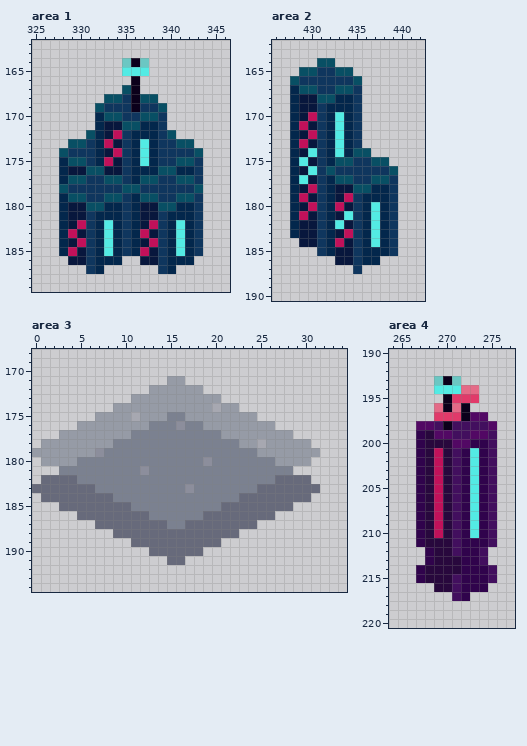
Two versions of one pixel-art file, tuskclimb/Graphics/tiles.aseprite. The first picture shows the starting point.
584x288 pixels, 1 frame. Shown: area 1: x 325..346, y 162..189; area 2: x 426..442, y 162..190; area 3: x 0..34, y 168..194; area 4: x 264..277, y 190..220. The commit also changed other parts of the picture, which this record leaves out.
The same view after the edit:
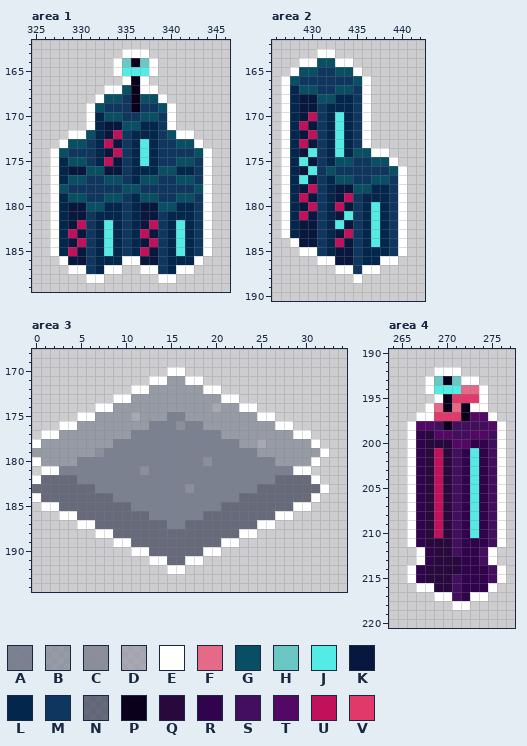
Palette (. is transparent): A #767c8cef  B #838a98bf  C #888a98ef  D #9a9ba7bf  E #ffffff  F #e46a87  G #084f64  H #6bc7c3  J #53ebe4  K #08173d  L #03274c  M #0f365e  N #45495fbf  P #0b001b  Q #28083d  R #30034c  S #420f5e  T #520864  U #c1115a  V #e13a6a
Edits made:
--- area 1
@@ x 325..346 @@
 162 ......................
-163 ......................
-164 ..........HPH.........
-165 ..........JJJ.........
-166 ...........P..........
-167 ..........GP..........
-168 ........GGMPGG........
-169 .......GMMMPMMG.......
-170 .......LGGMMGGM.......
-171 .......LKKGGLLM.......
-172 ......GLKUMLLLMG......
-173 ....GGMLUKMLJLMMGG....
-174 ...GMMMLKUMLJLMMMMG...
-175 ...LGGMLUKMLJLMMGGM...
-176 ...LKKGGKKMLLLGGLLM...
-177 ...LGGMMGGMLGGMMGGM...
-178 ...GMMMMMMGGMMMMMMG...
-179 ...LGGMMGGMLGGMMGGM...
-180 ...LKKGGLLMLKKGGLLM...
-181 ...LKKMLLLMLKKMLLLM...
-182 ...LKUMLJLMLKUMLJLM...
-183 ...LUKMLJLMLUKMLJLM...
-184 ...LKUMLJLMLKUMLJLM...
-185 ...LUKMLJLMLUKMLJLM...
-186 ....KKMLLL..KKMLLL....
-187 ......ML......ML......
-188 ......................
+163 ..........EEE.........
+164 .........EHPHE........
+165 .........EJJJE........
+166 ..........EPE.........
+167 ........EEGPEE........
+168 .......EGGMPGGE.......
+169 ......EGMMMPMMGE......
+170 ......ELGGMMGGME......
+171 ......ELKKGGLLME......
+172 ....EEGLKUMLLLMGEE....
+173 ...EGGMLUKMLJLMMGGE...
+174 ..EGMMMLKUMLJLMMMMGE..
+175 ..ELGGMLUKMLJLMMGGME..
+176 ..ELKKGGKKMLLLGGLLME..
+177 ..ELGGMMGGMLGGMMGGME..
+178 ..EGMMMMMMGGMMMMMMGE..
+179 ..ELGGMMGGMLGGMMGGME..
+180 ..ELKKGGLLMLKKGGLLME..
+181 ..ELKKMLLLMLKKMLLLME..
+182 ..ELKUMLJLMLKUMLJLME..
+183 ..ELUKMLJLMLUKMLJLME..
+184 ..ELKUMLJLMLKUMLJLME..
+185 ..ELUKMLJLMLUKMLJLME..
+186 ...EKKMLLLEEKKMLLLE...
+187 ....EEMLEE..EEMLEE....
+188 ......EE......EE......
 189 ......................
--- area 2
@@ x 426..442 @@
 162 .................
-163 .................
-164 .....GG..........
-165 ...GGMMGG........
-166 ..GMMMMMMG.......
-167 ..LGGMMGGM.......
-168 ..LKKGGLLM.......
-169 ..LKKMLLLM.......
-170 ..LKUMLJLM.......
-171 ..LUKMLJLM.......
-172 ..LKUMLJLM.......
-173 ..LUKMLJLM.......
-174 ..LKJMLJLGG......
-175 ..LJKMLGGMMGG....
-176 ..LKJMGMMMMMMG...
-177 ..LJKMLGGMMGGM...
-178 ..LKUMLKKGGLLM...
-179 ..LUKMLKUMLLLM...
-180 ..LKUMLUKMLJLM...
-181 ..LUKMLKJMLJLM...
-182 ..LKKMLJKMLJLM...
-183 ..LKKMLKUMLJLM...
-184 ...KKMLUKMLJLM...
-185 .....MLKKMLLLM...
-186 .......KKMLL.....
-187 .........M.......
-188 .................
+163 .....EE..........
+164 ...EEGGEE........
+165 ..EGGMMGGE.......
+166 .EGMMMMMMGE......
+167 .ELGGMMGGME......
+168 .ELKKGGLLME......
+169 .ELKKMLLLME......
+170 .ELKUMLJLME......
+171 .ELUKMLJLME......
+172 .ELKUMLJLME......
+173 .ELUKMLJLME......
+174 .ELKJMLJLGGEE....
+175 .ELJKMLGGMMGGE...
+176 .ELKJMGMMMMMMGE..
+177 .ELJKMLGGMMGGME..
+178 .ELKUMLKKGGLLME..
+179 .ELUKMLKUMLLLME..
+180 .ELKUMLUKMLJLME..
+181 .ELUKMLKJMLJLME..
+182 .ELKKMLJKMLJLME..
+183 .ELKKMLKUMLJLME..
+184 ..EKKMLUKMLJLME..
+185 ...EEMLKKMLLLME..
+186 .....EEKKMLLEE...
+187 .......EEMEE.....
+188 .........E.......
 189 .................
--- area 3
@@ x 0..34 @@
 169 ...................................
-170 ...................................
-171 ...............BB..................
-172 .............BBBBBB................
-173 ...........BBBBBBBBBB..............
-174 .........BBBBBBBBBBBDBB............
-175 .......BBBBDBBBAABBBBBBBB..........
-176 .....BBBBBBBBAAACAABBBBBBBB........
-177 ...BBBBBBBBAAAAAAAAAABBBBBBBB......
-178 .BBBBBBBBAAAAAAAAAAAAAABBDBBBBB....
-179 BBBBBBBCAAAAAAAAAAAAAAAAABBBBBBB...
-180 .BBBBAAAAAAAAAAAAAACAAAAAAABBBB....
-181 ...AAAAAAAAACAAAAAAAAAAAAAAAA......
-182 .NNNNAAAAAAAAAAAAAAAAAAAAAANNNN....
-183 NNNNNNNAAAAAAAAAACAAAAAAANNNNNNN...
-184 .NNNNNNNNAAAAAAAAAAAAAANNNNNNNN....
-185 ...NNNNNNNNAAAAAAAAAANNNNNNNN......
-186 .....NNNNNNNNAAAAAANNNNNNNN........
-187 .......NNNNNNNNAANNNNNNNN..........
-188 .........NNNNNNNNNNNNNN............
-189 ...........NNNNNNNNNN..............
-190 .............NNNNNN................
-191 ...............NN..................
-192 ...................................
+170 ...............EE..................
+171 .............EEBBEE................
+172 ...........EEBBBBBBEE..............
+173 .........EEBBBBBBBBBBEE............
+174 .......EEBBBBBBBBBBBDBBEE..........
+175 .....EEBBBBDBBBAABBBBBBBBEE........
+176 ...EEBBBBBBBBAAACAABBBBBBBBEE......
+177 .EEBBBBBBBBAAAAAAAAAABBBBBBBBEE....
+178 EBBBBBBBBAAAAAAAAAAAAAABBDBBBBBE...
+179 BBBBBBBCAAAAAAAAAAAAAAAAABBBBBBBE..
+180 EBBBBAAAAAAAAAAAAAACAAAAAAABBBBE...
+181 .EEAAAAAAAAACAAAAAAAAAAAAAAAAEE....
+182 ENNNNAAAAAAAAAAAAAAAAAAAAAANNNNE...
+183 NNNNNNNAAAAAAAAAACAAAAAAANNNNNNNE..
+184 ENNNNNNNNAAAAAAAAAAAAAANNNNNNNNE...
+185 .EENNNNNNNNAAAAAAAAAANNNNNNNNEE....
+186 ...EENNNNNNNNAAAAAANNNNNNNNEE......
+187 .....EENNNNNNNNAANNNNNNNNEE........
+188 .......EENNNNNNNNNNNNNNEE..........
+189 .........EENNNNNNNNNNEE............
+190 ...........EENNNNNNEE..............
+191 .............EENNEE................
+192 ...............EE..................
 193 ...................................
--- area 4
@@ x 264..277 @@
 191 ..............
-192 ..............
-193 .....HPH......
-194 .....JJJFF....
-195 ......PVVV....
-196 .....FPFP.....
-197 .....VVVPTT...
-198 ...TTSPSSSST..
-199 ...RQTTSSTTS..
-200 ...RQQQTTRRS..
-201 ...RQUQSRJRS..
-202 ...RQUQSRJRS..
-203 ...RQUQSRJRS..
-204 ...RQUQSRJRS..
-205 ...RQUQSRJRS..
-206 ...RQUQSRJRS..
-207 ...RQUQSRJRS..
-208 ...RQUQSRJRS..
-209 ...RQUQSRJRS..
-210 ...RQUQSRJRS..
-211 ...RQQQSRRRS..
-212 ....RQQSRRS...
-213 ....RQQQRRS...
-214 ...RQQQQRRRS..
-215 ...RQQQSRRRS..
-216 .....QQSRRR...
-217 .......SR.....
-218 ..............
+192 .....EEE......
+193 ....EHPHEE....
+194 ....EJJJFFE...
+195 .....EPVVVE...
+196 ....EFPFPEE...
+197 ...EEVVVPTTE..
+198 ..ETTSPSSSSTE.
+199 ..ERQTTSSTTSE.
+200 ..ERQQQTTRRSE.
+201 ..ERQUQSRJRSE.
+202 ..ERQUQSRJRSE.
+203 ..ERQUQSRJRSE.
+204 ..ERQUQSRJRSE.
+205 ..ERQUQSRJRSE.
+206 ..ERQUQSRJRSE.
+207 ..ERQUQSRJRSE.
+208 ..ERQUQSRJRSE.
+209 ..ERQUQSRJRSE.
+210 ..ERQUQSRJRSE.
+211 ..ERQQQSRRRSE.
+212 ...ERQQSRRSE..
+213 ...ERQQQRRSE..
+214 ..ERQQQQRRRSE.
+215 ..ERQQQSRRRSE.
+216 ...EEQQSRRRE..
+217 .....EESREE...
+218 .......EE.....
 219 ..............
